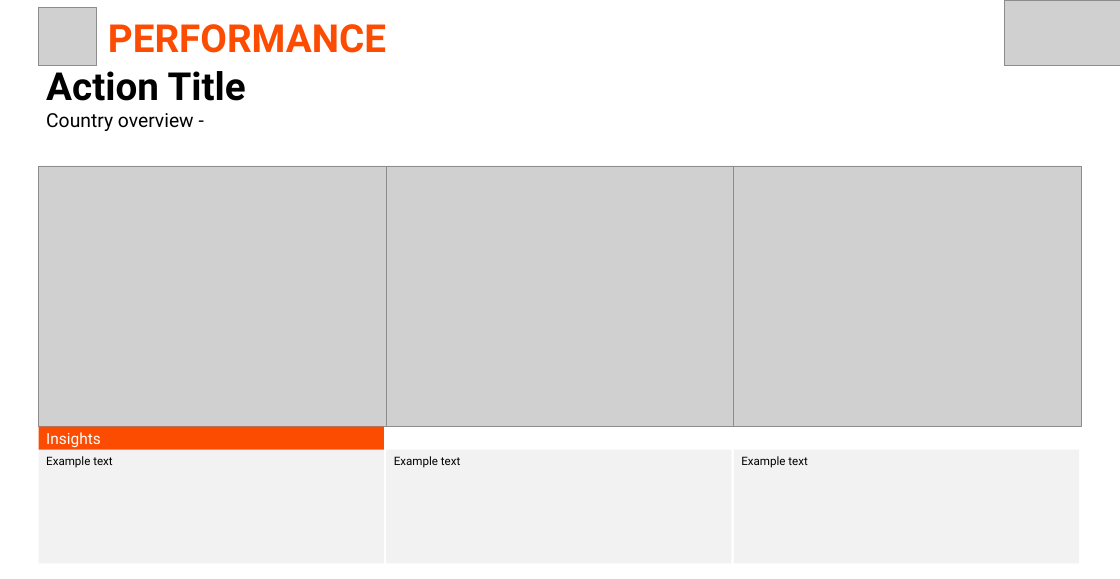
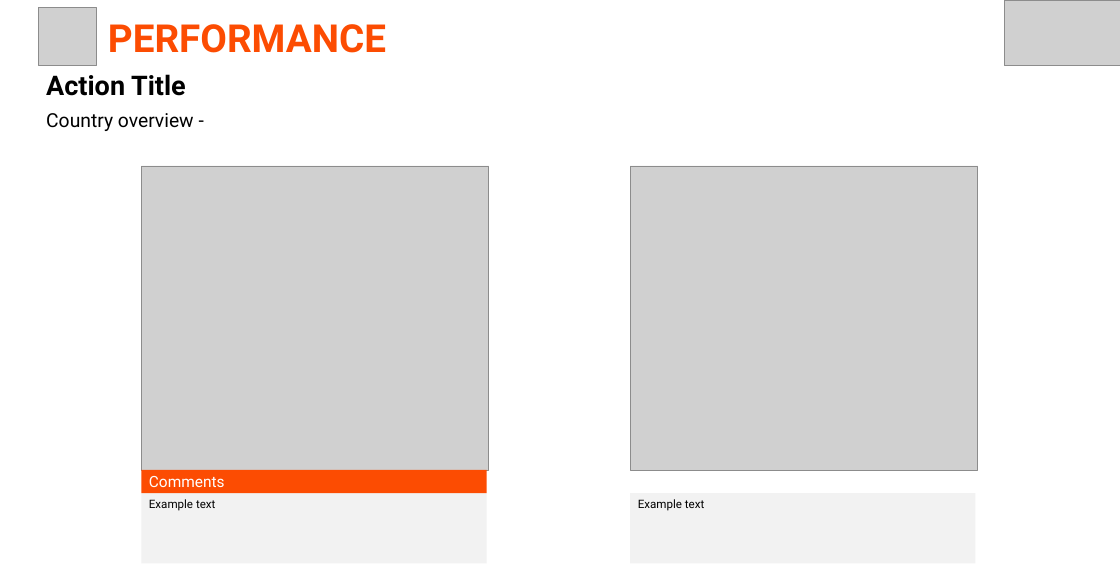
Before and after one commit to mramirezcamacho/priorities, a slide deck: slide 13 of pptx_presentations/plots/MX_plots.pptx (slide 16 before the commit). Drawn at 1120x579 pixels with LibreOffice and Linux fonts; fonts in the diff are those of the drawing; grey boxes stand for pictures. Boxes give left, top, right and bottom in pixels: in the first picture for what was removed or moved away, otherwise in the second. Text is boxed around its words. In the diff, an @@ line names an element or a change of style, - is before the commit and + after.

```diff
--- a/pptx_presentations/plots/MX_plots.pptx
+++ b/pptx_presentations/plots/MX_plots.pptx
@@ text "Action Title" at bbox=[46, 74, 186, 96]: size 36 to 25.2 pt @@
@@ picture: place and size @@
-picture at bbox=[39, 166, 386, 427]
+picture at bbox=[141, 166, 489, 470]
@@ picture removed at bbox=[386, 166, 734, 427] @@
@@ picture added at bbox=[630, 166, 978, 470] @@
@@ picture removed at bbox=[734, 166, 1081, 427] @@
@@ rectangle "Comments": place and size @@
-rectangle "Comments" at bbox=[39, 427, 384, 450]
+rectangle "Comments" at bbox=[141, 470, 487, 494]
@@ text in rectangle at bbox=[149, 476, 225, 487]: text changed @@
-Insights
+Comments
@@ rectangle removed at bbox=[734, 450, 1079, 564] @@
-Example text
@@ rectangle "Example text": place and size @@
-rectangle "Example text" at bbox=[39, 450, 384, 564]
+rectangle "Example text" at bbox=[141, 494, 487, 564]
@@ rectangle "Example text": place and size @@
-rectangle "Example text" at bbox=[386, 450, 731, 564]
+rectangle "Example text" at bbox=[630, 494, 976, 564]
```
Also in this commit, not shown: 12 other slides changed, 3 slides removed, 9 other files.
